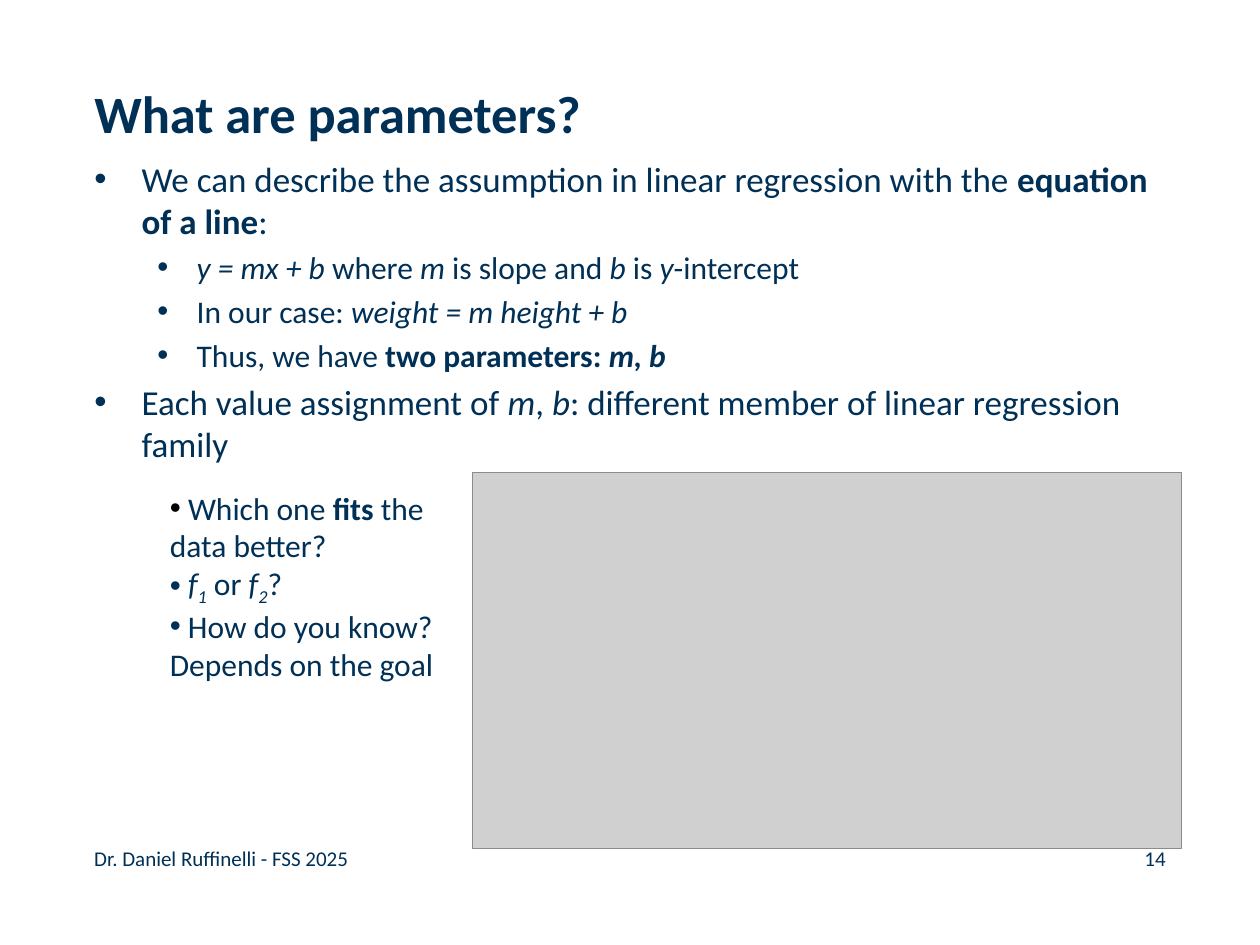
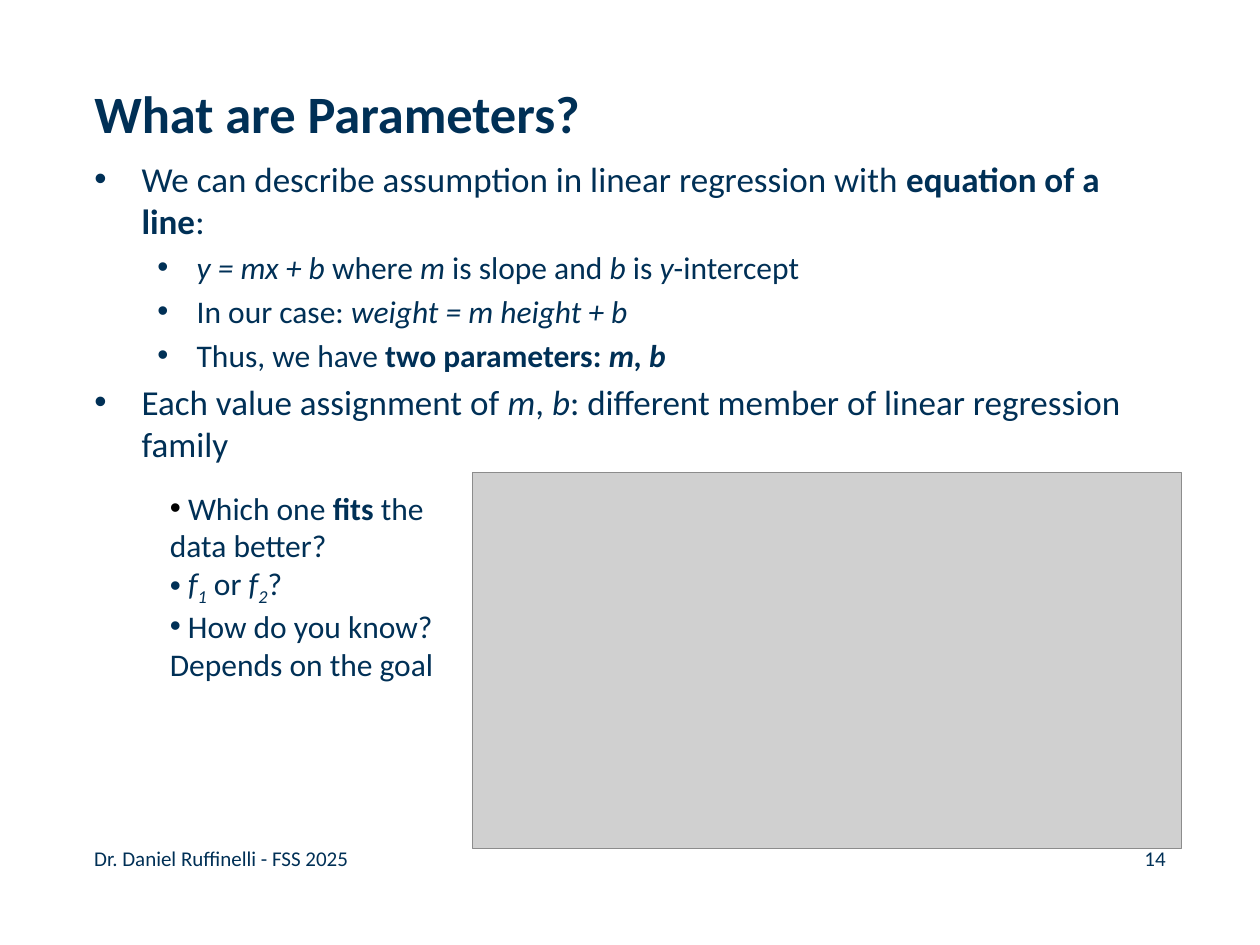
Before and after one commit to rufex2001/teaching_llms, a slide deck: slide 14 of lectures/02_ml_dl_word_embeddings/02_ml_dl_word_embeddings.pptx. Drawn at 1260x945 pixels with LibreOffice and Linux fonts; fonts in the diff are those of the drawing; grey boxes stand for pictures; background and template pictures are left out. Boxes give left, top, right and bottom in pixels: in the first picture for what was removed or moved away, otherwise in the second. Text is boxed around its words. In the diff, an @@ line names an element or a change of style, - is before the commit and + after.

```diff
--- a/lectures/02_ml_dl_word_embeddings/02_ml_dl_word_embeddings.pptx
+++ b/lectures/02_ml_dl_word_embeddings/02_ml_dl_word_embeddings.pptx
@@ title at bbox=[94, 96, 580, 134]: text changed @@
-What are parameters?
+What are Parameters?
@@ text at bbox=[142, 167, 1099, 235]: text changed @@
-• We can describe the assumption in linear regression with the equation of a line:
+• We can describe assumption in linear regression with equation of a line:
```
Also in this commit, not shown: 14 other slides changed, 1 other file.
